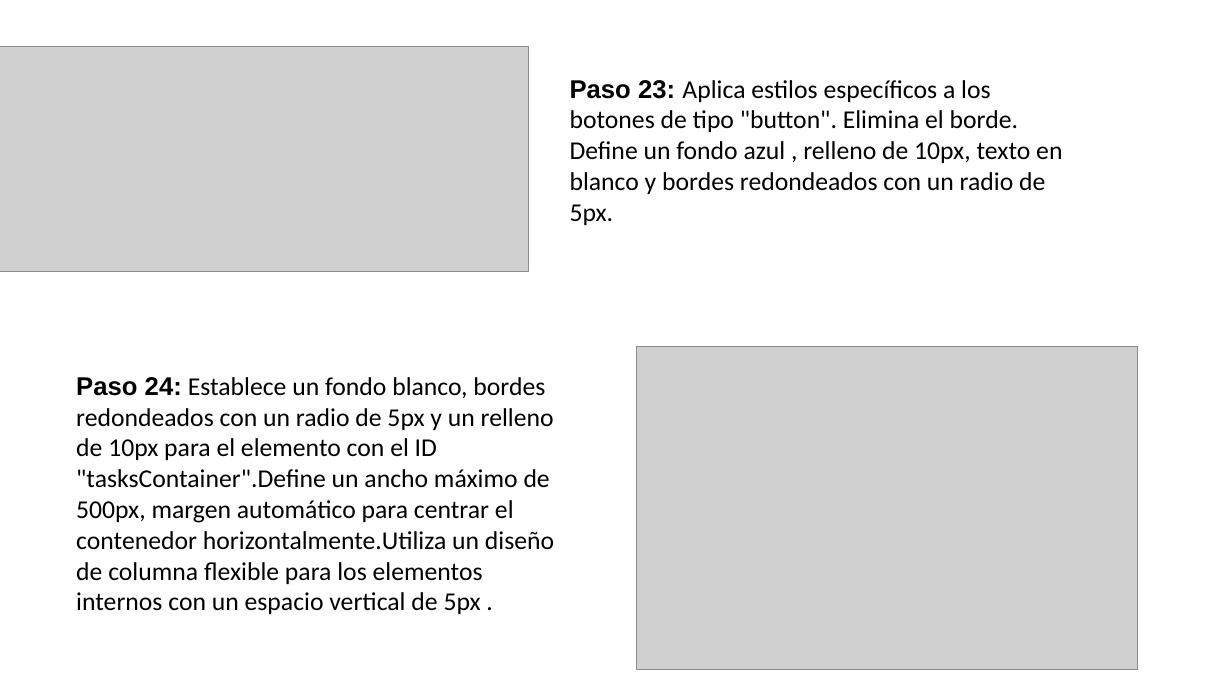
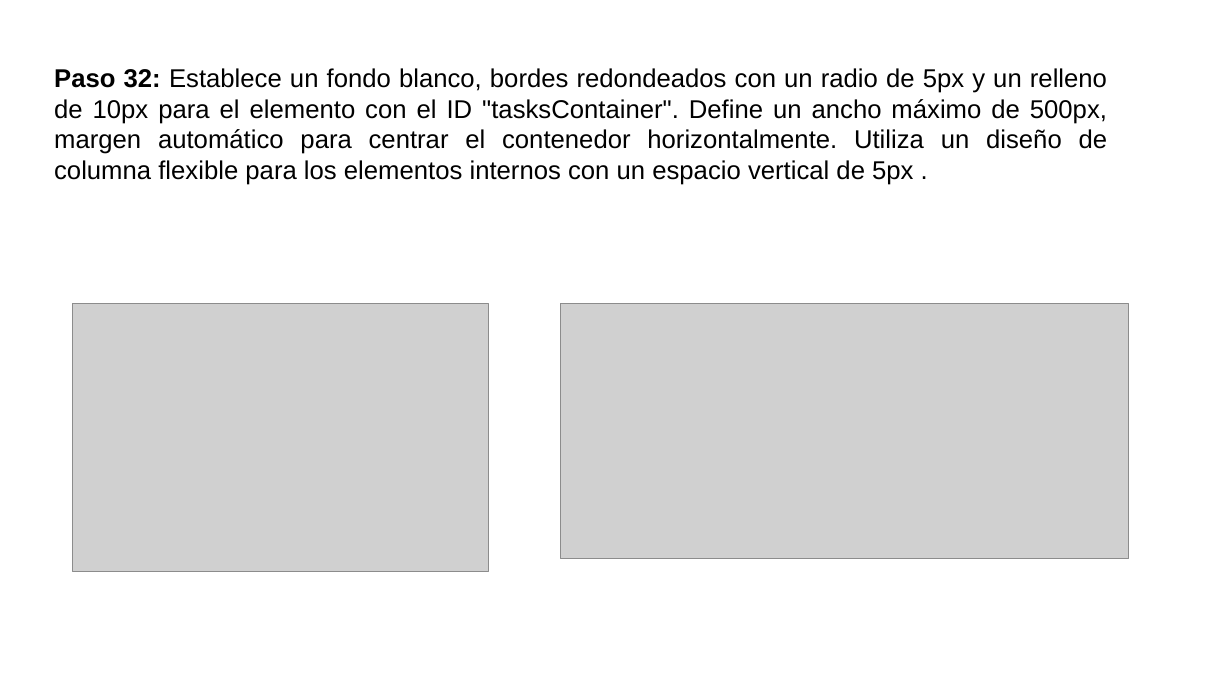
Before and after one commit to ADS02023/eventoDias, a slide deck: slide 42 of DiasEventos.pptx (slide 31 before the commit). Drawn at 1232x693 pixels with LibreOffice and Linux fonts; fonts in the diff are those of the drawing; grey boxes stand for pictures; background and template pictures are left out. Boxes give left, top, right and bottom in pixels: in the first picture for what was removed or moved away, otherwise in the second. Text is boxed around its words. In the diff, an @@ line names an element or a change of style, - is before the commit and + after.

```diff
--- a/DiasEventos.pptx
+++ b/DiasEventos.pptx
@@ picture removed at (0,46,529,272) @@
@@ text at (54,68,1108,185): text changed; font Calibri to Arial @@
-Paso 24: Establece un fondo blanco, bordes redondeados con un radio de 5px y un relleno de 10px para el elemento con el ID "tasksContainer".Define un ancho máximo de 500px, margen automático para centrar el contenedor horizontalmente.Utiliza un diseño de columna flexible para los elementos internos con un espacio vertical de 5px .
+Paso 32: Establece un fondo blanco, bordes redondeados con un radio de 5px y un relleno de 10px para el elemento con el ID "tasksContainer". Define un ancho máximo de 500px, margen automático para centrar el contenedor horizontalmente. Utiliza un diseño de columna flexible para los elementos internos con un espacio vertical de 5px .
@@ text removed at (570,80,1062,225) @@
-Paso 23: Aplica estilos específicos a los botones de tipo "button". Elimina el borde. Define un fondo azul , relleno de 10px, texto en blanco y bordes redondeados con un radio de 5px.
@@ picture: place and size @@
-picture at (637,347,1138,670)
+picture at (73,304,488,572)
@@ picture added at (561,304,1129,559) @@
```
Also in this commit, not shown: 15 other slides changed, 13 slides added, 2 slides removed, 4 other files.
